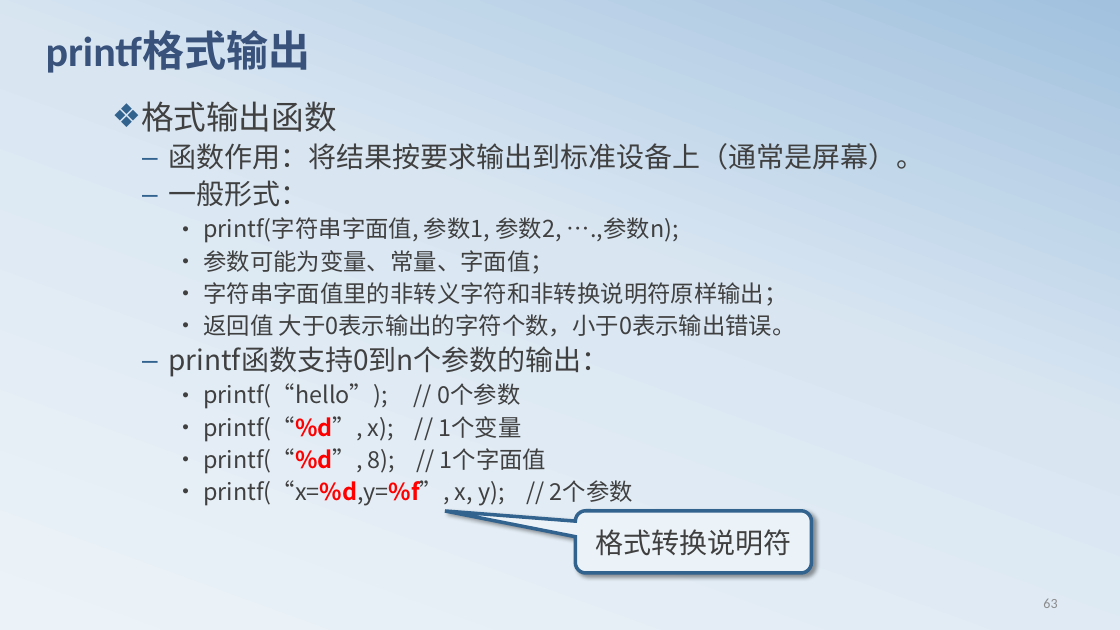
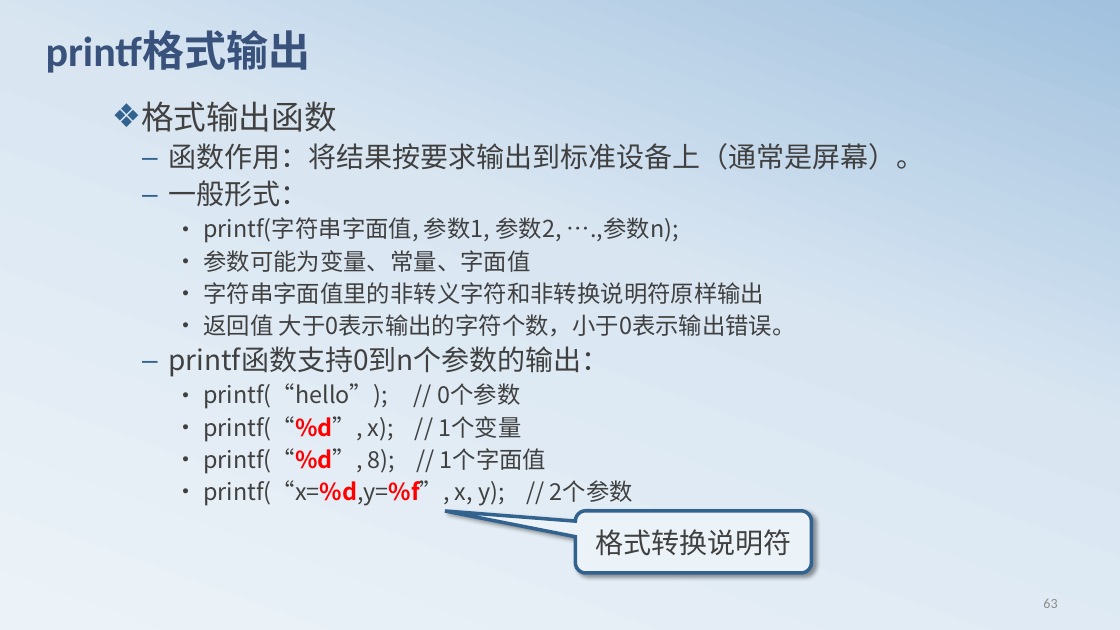
Before and after one commit to edu2act/course-C, a slide deck: slide 64 of materials/slides/chapt02.pptx. Drawn at 1120x630 pixels with LibreOffice and Linux fonts; fonts in the diff are those of the drawing. Boxes give left, top, right and bottom in pixels: in the first picture for what was removed or moved away, otherwise in the second. Text is boxed around its words. In the diff, an @@ line names an element or a change of style, - is before the commit and + after.

```diff
--- a/materials/slides/chapt02.pptx
+++ b/materials/slides/chapt02.pptx
@@ text at (x1=203, y1=250, x2=764, y2=304): text changed @@
-    • 参数可能为变量、常量、字面值；
-    • 字符串字面值里的非转义字符和非转换说明符原样输出；
+    • 参数可能为变量、常量、字面值
+    • 字符串字面值里的非转义字符和非转换说明符原样输出
```
Also in this commit, not shown: 26 other slides changed, 5 other files.
